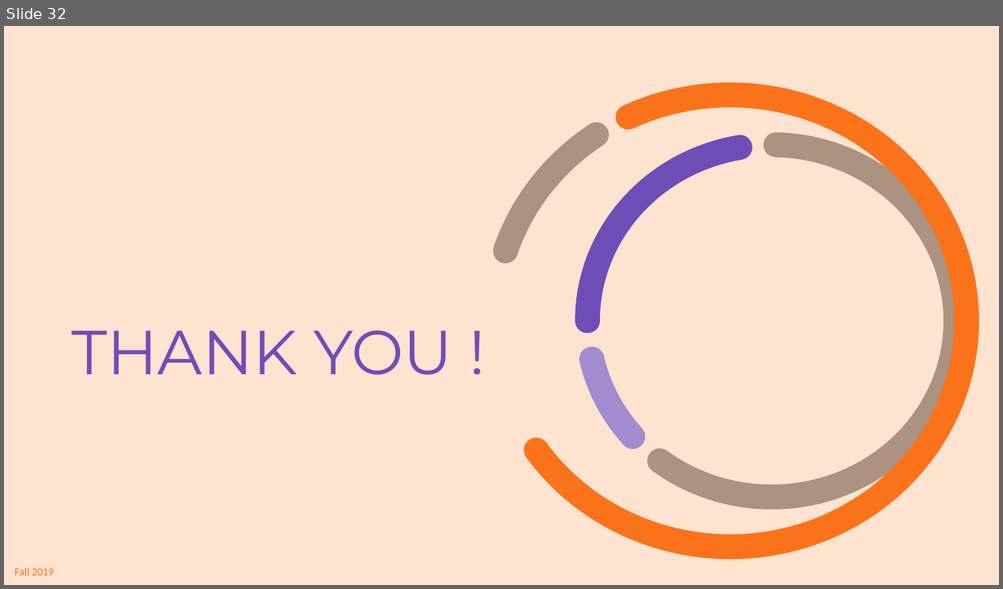
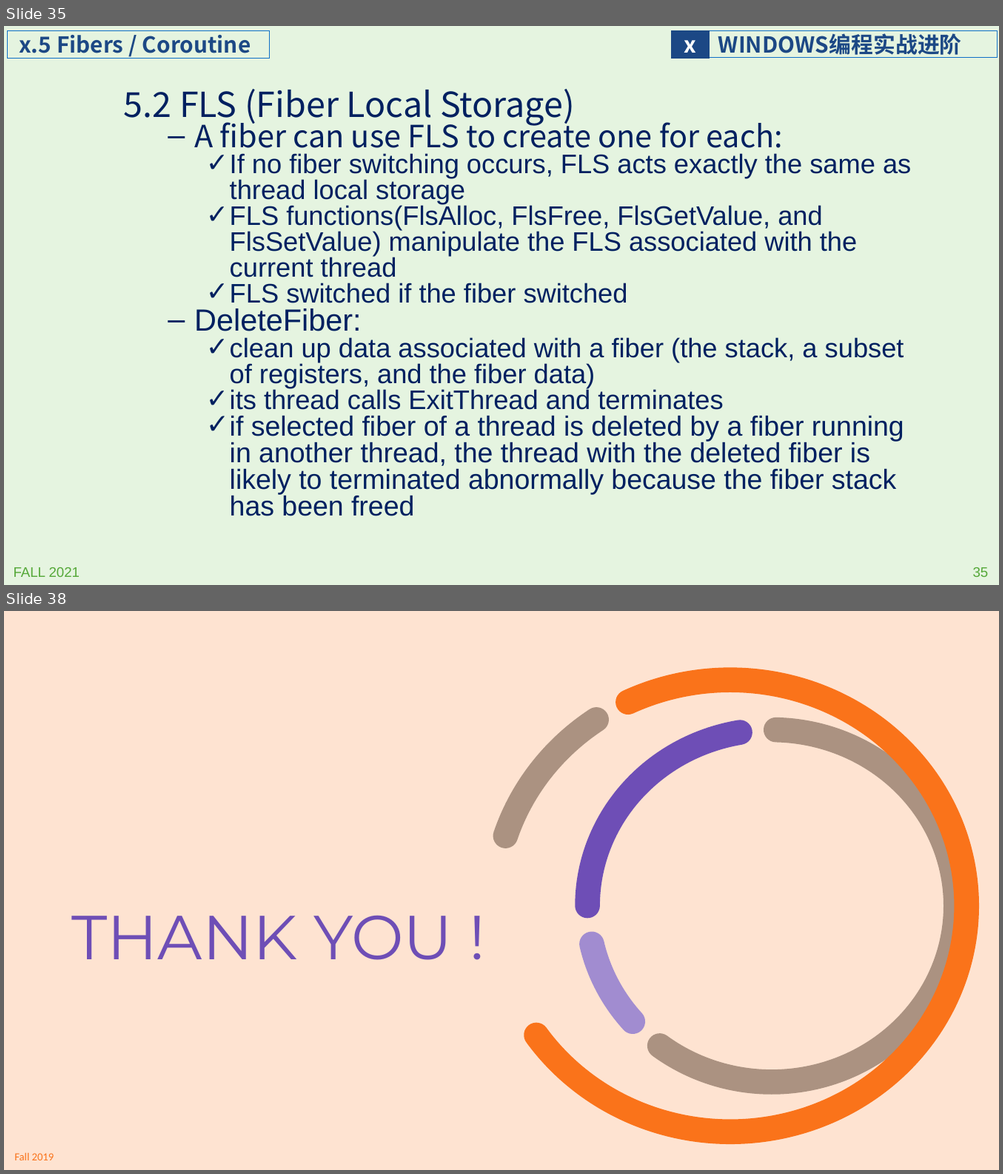
Before and after one commit to principleWindows/win-principle-2021, a slide deck: slides/instruction/principleWindows_extra.pptx. Shown one above the other, each under a label of ours: slide 32 before the commit, slides 35 and 38 after it; the slides between them are not shown. The pictures are 1003x589 and 1003x1174 pixels, drawn with LibreOffice and Linux fonts; fonts in the diff are those of the drawing; background and template pictures are left out. Boxes give left, top, right and bottom in pixels: in the first picture for what was removed or moved away, otherwise in the second. Text is boxed around its words. In the diff, an @@ line names an element or a change of style, - is before the commit and + after.

Commit message:
fiber and coroutine

```diff
--- a/slides/instruction/principleWindows_extra.pptx
+++ b/slides/instruction/principleWindows_extra.pptx
@@ slide 35 added at (4, 26, 999, 585), background #E5F4E0 @@
@@ rectangle added at (8, 31, 270, 58), outline #0F6FC6 0.75 pt, 21.3 pt, text #1C4885, bold @@
+x.5 Fibers / Coroutine
@@ rectangle added at (671, 30, 710, 59), fill #1C4885, 21.3 pt, text #FFFFFF, bold @@
+x
@@ rectangle added at (709, 31, 997, 58), outline #0F6FC6 0.75 pt, 21.3 pt, text #1C4885, bold @@
+WINDOWS编程实战进阶
@@ text added at (124, 89, 910, 517), 25.9 pt, text #002060 @@
+5.2 FLS (Fiber Local Storage)
+  – A fiber can use FLS to create one for each:
+    ✓ If no fiber switching occurs, FLS acts exactly the same as thread local storage
+    ✓ FLS functions(FlsAlloc, FlsFree, FlsGetValue, and FlsSetValue) manipulate the FLS associated with the current thread
+    ✓ FLS switched if the fiber switched
+  – DeleteFiber:
+    ✓ clean up data associated with a fiber (the stack, a subset of registers, and the fiber data)
+    ✓ its thread calls ExitThread and terminates
+    ✓ if selected fiber of a thread is deleted by a fiber running in another thread, the thread with the deleted fiber is likely to terminated abnormally because the fiber stack has been freed
@@ text added at (14, 568, 80, 577), 13.3 pt, text #55A839 @@
+FALL 2021
@@ page number added at (973, 568, 988, 577), 13.3 pt, text #55A839 @@
+35
@@ what was slide 32 is now slide 38 @@
```
Also in this commit, not shown: 29 slides changed, 5 other slides added, 4 other files.
